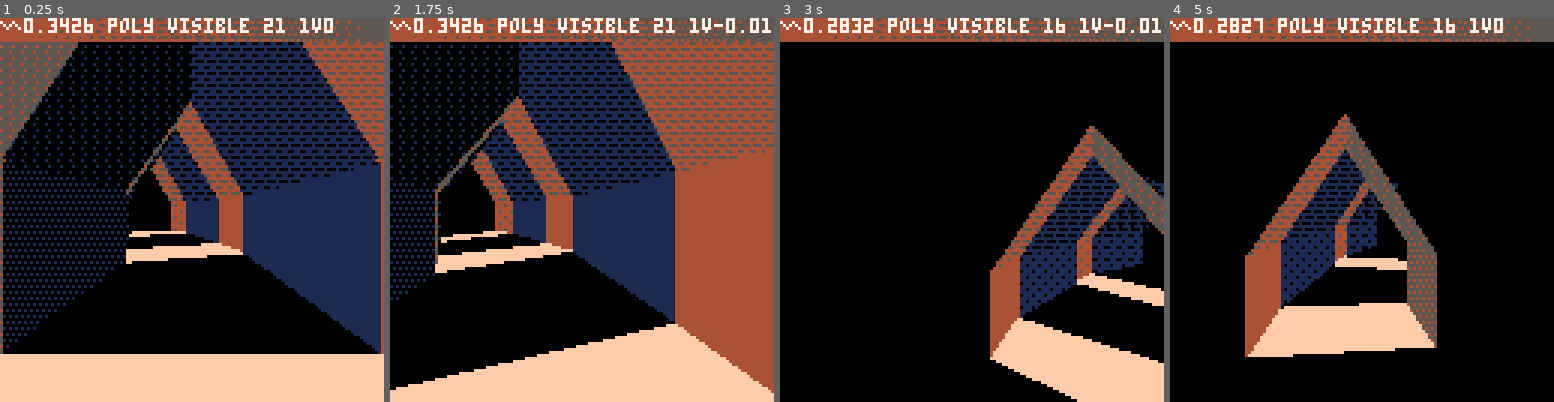
Above: before the commit, frames 1-4 (left to right).
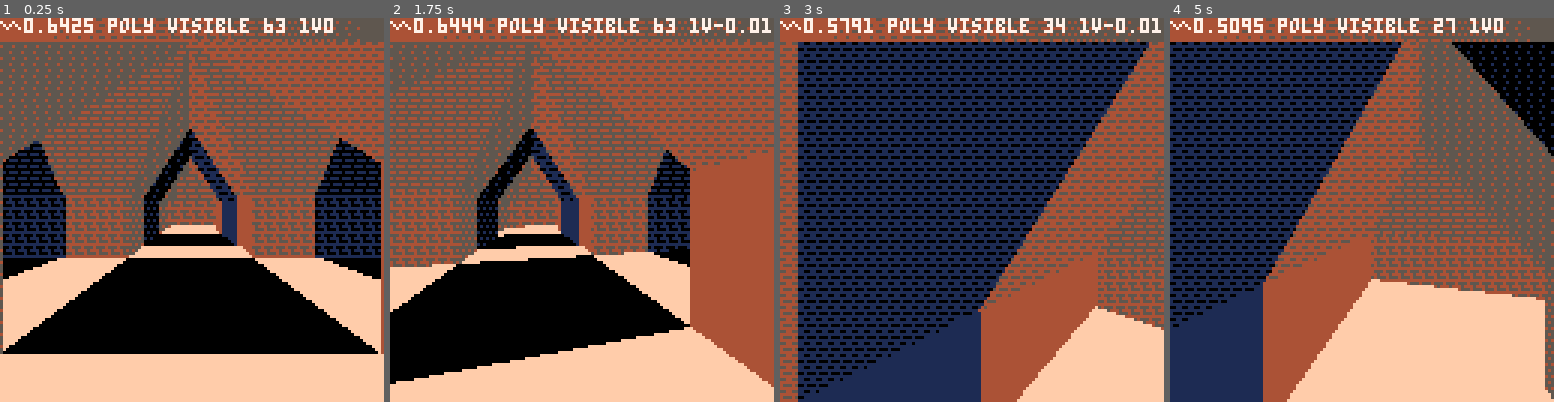
Above: after the commit, the same moments.

Repository: yourykiki/pico8
Game: PICO-8 cartridge temple.p8
Two runs of this game, one before a commit and one after it. Both use one fixed random seed, a clock stepped at 60 frames per second and the inputs below.
Inputs:
- Up to frame 1 (0.25 s): no input
- Up to frame 2 (1.75 s): hold Right from 1.6 s (still down)
- Up to frame 3 (3 s): release Right at 2.1 s; hold Up 2.15-2.42 s; hold Right from 2.47 s (still down)
- Up to frame 4 (5 s): release Right at 3.03 s; hold Left 3.08-3.58 s; hold Down 3.63-3.97 s; hold Right 4.02-4.68 s; hold Up from 4.73 s (still down)

The runs differ from the first frame. In frame 1, 48% of the frame differs, in the area x 0-100%, y 0-88%; in frame 2, 41%; in frame 3, 70%; in frame 4, 77%, in the area x 0-100%, y 0-100%.

Commit message:
working collision on test level

Diff:
--- a/temple.p8
+++ b/temple.p8
@@ -34,30 +34,30 @@
   m={},
   --move forward
   fwd=function(self)
-   self.fvel=lerp(self.fvel,1.25,.6)
+   self.fvel=lerp(self.fvel,0.75,.6)
   end,
   bck=function(self)
-   self.fvel=lerp(self.fvel,-1.25,.6)
+   self.fvel=lerp(self.fvel,-0.75,.6)
   end,
   fstp=function(self)
    self.fvel=lerp(self.fvel,0,.5)
   end,
   --strafe
   slt=function(self)
-   self.svel=lerp(self.svel,1.25,.6)
+   self.svel=lerp(self.svel,0.75,.6)
   end,
   srt=function(self)
-   self.svel=lerp(self.svel,-1.25,.6)
+   self.svel=lerp(self.svel,-0.75,.6)
   end,
   sstp=function(self)
    self.svel=lerp(self.svel,0,.5)
   end,
-  --strafe
+  --lookat
   llt=function(self)
-   self.avel=lerp(self.avel,0.015,.6)
+   self.avel=lerp(self.avel,0.012,.6)
   end,
   lrt=function(self)
-   self.avel=lerp(self.avel,-0.015,.6)
+   self.avel=lerp(self.avel,-0.012,.6)
   end,
   lstp=function(self)
    self.avel=lerp(self.avel,0,.5)
@@ -121,21 +121,18 @@
    for wall in all(walls) do
     local a,b=wall[1],wall[2]
     local pcol=coldroitecerc(a,b,c)
---    if (pcol) return true
+
     if pcol~=nil then
      -- collision response
      local n={pcol[1]-c[1],
-       pcol[2]-c[3],0}
+     	      0,pcol[3]-c[3]}
      v_normz(n)
-     n={n[1]*c.rayon,n[2]*c.rayon}
-     n={c[1]+n[1]-pcol[1],
-      c[3]+n[2]-pcol[2]}
+     n={n[1]*c.rayon,nil,n[3]*c.rayon}
+     n={c[1]+n[1]-pcol[1],nil,
+      c[3]+n[3]-pcol[3]}
      self.pos[1]-=n[1]
-     self.pos[3]-=n[2]
---     cx=c.x-n.x
---     cy=c.y-n.y
---     c=vec(cx,cy)
---     c.rayon=5
+     self.pos[3]-=n[3]
+
     end
    end
   end
@@ -160,59 +157,81 @@
 end
 function _init()
  cam=init_cam()
--- nbvrt=#vrtx
- init_ring()
--- init_lvl()
+-- init_ring()
+ init_lvl()
 end
 
 function init_lvl()
  local m1=make_xcor({0,0,0},0)
  local _tris1=add_model(m1)
- add(nodes,make_node(1,_tris1))
-
+ add(nodes,make_node(1,_tris1,m1.walls))
+
+-- refactor walls/poly fusion
  local m2=make_corner({0,0,48},0)
  local _tris2=add_model(m2)
- add_all(_tris2,joinmdl(m1,2,m2,1))
- add(nodes,make_node(2,_tris2))
+ local join=joinmdl(m1,2,m2,1)
+ add_all(_tris2,join.polys)
+ add_all(m2.walls,join.walls)
+ add(nodes,make_node(2,_tris2,m2.walls))
 
  local m3=make_corner({32,0,64},-0.25)
  local _tris3=add_model(m3)
- add_all(_tris3,joinmdl(m2,2,m3,1))
- add(nodes,make_node(3,_tris3))
+ join=joinmdl(m2,2,m3,1)
+ add_all(_tris3,join.polys)
+ add_all(m3.walls,join.walls)
+ add(nodes,make_node(3,_tris3,m3.walls))
 
  local m4=make_corner({48,0,32},.5)
  local _tris4=add_model(m4)
- add_all(_tris4,joinmdl(m3,2,m4,1))
- add_all(_tris4,joinmdl(m4,2,m1,3))
- add(nodes,make_node(4,_tris4))
+ join=joinmdl(m3,2,m4,1)
+ add_all(_tris4,join.polys)
+ add_all(m4.walls,join.walls)
+ join=joinmdl(m4,2,m1,3)
+ add_all(_tris4,join.polys)
+ add_all(m4.walls,join.walls)
+ add(nodes,make_node(4,_tris4,m4.walls))
 
  local m5=make_corner({0,0,-8},.5)
  local _tris5=add_model(m5)
- add_all(_tris5,joinmdl(m1,1,m5,1))
- add(nodes,make_node(5,_tris5))
+ join=joinmdl(m1,1,m5,1)
+ add_all(_tris5,join.polys)
+ add_all(m5.walls,join.walls)
+ add(nodes,make_node(5,_tris5,m5.walls))
 
  local m6=make_tcor({-24,0,-24},.25)
  local _tris6=add_model(m6)
- add_all(_tris6,joinmdl(m5,2,m6,1))
- add(nodes,make_node(6,_tris6))
+ join=joinmdl(m5,2,m6,1)
+ add_all(_tris6,join.polys)
+ add_all(m6.walls,join.walls)
+ add(nodes,make_node(6,_tris6,m6.walls))
 
  local m7=make_corner({-64,0,-24},.25)
  local _tris7=add_model(m7)
- add_all(_tris7,joinmdl(m6,2,m7,1))
- add(nodes,make_node(7,_tris7))
+ join=joinmdl(m6,2,m7,1)
+ add_all(_tris7,join.polys)
+ add_all(m7.walls,join.walls)
+ add(nodes,make_node(7,_tris7,m7.walls))
 
  local m8=make_corner({-80,0,0},0)
  local _tris8=add_model(m8)
- add_all(_tris8,joinmdl(m7,2,m8,1))
- add(nodes,make_node(8,_tris8))
+ join=joinmdl(m7,2,m8,1)
+ add_all(_tris8,join.polys)
+ add_all(m8.walls,join.walls)
+ add(nodes,make_node(8,_tris8,m8.walls))
 
  local m9=make_tcor({-56,0,16},-.25)
  local _tris9=add_model(m9)
  -- jonction
- add_all(_tris9,joinmdl(m8,2,m9,1))
- add_all(_tris9,joinmdl(m6,3,m9,3))
- add_all(_tris9,joinmdl(m1,4,m9,2))
- add(nodes,make_node(9,_tris9))
+ join=joinmdl(m8,2,m9,1)
+ add_all(_tris9,join.polys)
+ add_all(m9.walls,join.walls)
+ join=joinmdl(m6,3,m9,3)
+ add_all(_tris9,join.polys)
+ add_all(m9.walls,join.walls)
+ join=joinmdl(m1,4,m9,2)
+ add_all(_tris9,join.polys)
+ add_all(m9.walls,join.walls)
+ add(nodes,make_node(9,_tris9,m9.walls))
 
  link_nodes(1,2)
  link_nodes(2,3)
@@ -231,8 +250,7 @@
 function joinmdl(m1,d1,m2,d2)
  local da=m1:door_idx(d1)+m1.start_vrtx
  local db=m2:door_idx(d2)+m2.start_vrtx
- local mj=make_door_joint(da,db)
- return mj.poly
+ return make_door_joint(da,db)
 end
 --
 function init_ring()
@@ -245,7 +263,9 @@
   d={sin(a*i)*24,0,cos(a*i)*24}
   v_add(pos,d)
   if i>0 then
-   local mj=make_cor_joint()
+   local doora,doorb=
+    max_vrtx-14,max_vrtx-9
+   local mj=make_door_joint(doora,doorb)
    add_all(_polys,mj.polys)
    add_all(_walls,mj.walls)
   end
@@ -301,10 +321,19 @@
  curnod=get_curnod(cam.pos,curnod)
  cpu["2-curnod"]=curcpu()
 
- --iciici can have multiple curnod
+ --can have multiple nodes
  --on current node,
  --test walls collision
- collision=cam:collision(curnod.walls)
+ local _walls={}
+ add_all(_walls,curnod.walls)
+ for chld in all(curnod.conn) do
+  if chld:inbound(cam.pos) then
+   add_all(_walls,chld.walls)
+  end
+ end
+
+ collision=cam:collision(_walls)
+ cpu["2.5-collision"]=curcpu()
 end
 
 function _draw()
@@ -440,14 +469,16 @@
    ..#vispolys.." "..curnod.id
    .."v"..cam.avel
    ,0,0,7)
- if (collision) circfill(8,8,4,8)
 --print("nodes "..#nodes.polys)
--- print""
--- for k,v in pairs(cpu) do
---  print(k.."  "..v)
--- end
-end
-
+-- display_profiling()
+end
+
+function display_profiling()
+ print""
+ for k,v in pairs(cpu) do
+  print(k.."  "..v)
+ end
+end
 -->8
 -- rasterization @fsouchu
 -- polyfill from virtua racing
@@ -770,41 +801,16 @@
   {a3,a2,b4,b3,col0},
   {a2,a1,b5,b4,col0},
  }
- return {
-  vrtx={},
-  poly=lpoly
- }
-end
-
-function make_cor_joint()
-	local a1=#vrtx-14
- local a2=a1+1
- local a3=a2+1
- local a4=a3+1
- local a5=a4+1
-	local b1=#vrtx-9
- local b2=b1+1
- local b3=b2+1
- local b4=b3+1
- local b5=b4+1
-
- local lpolys={
-  {a5,a4,b2,b1,col0},
-  {a4,a3,b3,b2,col0},
-  {a3,a2,b4,b3,col0},
-  {a2,a1,b5,b4,col0},
- }
  local _walls={
   {vrtx[a1],vrtx[b5]},
   {vrtx[a5],vrtx[b1]}
  }
  return {
   vrtx={},
-  polys=lpolys,
+  polys=lpoly,
   walls=_walls
  }
 end
-
 
 function transform(lvrtx,px,py,pz,roty)
  local m_roty,m_tran=
@@ -832,7 +838,7 @@
   {16,0,8},{16,8,8},
   {16,20,16},{16,8,24},{16,0,24},
   {-16,0,24},{-16,8,24},
-  {-16,20,16},{-16,8,8},{-16,0,8},
+  {-16,20,16},{-16,8,8},{-16,0,8}
  }
  local _polys={
   {1,2,7,6,col1},
@@ -854,15 +860,26 @@
   {27,28,7,8,col1},
   {26,27,8,18,col1},
   {25,26,18,19,col1},
-  {29,25,19,6,col2},--end
+  {29,25,19,6,col2}--end
  }
 
  transform(_vrtx,
   pos[1],pos[2],pos[3],ry)
 
+ local _walls={
+  {_vrtx[1],_vrtx[6]},
+  {_vrtx[6],_vrtx[29]},
+  {_vrtx[5],_vrtx[10]},
+  {_vrtx[10],_vrtx[20]},
+  {_vrtx[11],_vrtx[16]},
+  {_vrtx[16],_vrtx[24]},
+  {_vrtx[15],_vrtx[19]},
+  {_vrtx[19],_vrtx[25]}
+ }
  return {
   vrtx=_vrtx,
   polys=_polys,
+  walls=_walls,
   door_idx=function(self,i)
    if (i==4) return 25
    if (i==3) return 20
@@ -879,7 +896,7 @@
   {-8,0,24},{-8,8,24},
 	 {0,20,16},{8,8,8},{8,0,8},
   {16,0,8},{16,8,8},
-  {16,20,16},{16,8,24},{16,0,24},
+  {16,20,16},{16,8,24},{16,0,24}
  }
  local _polys={
   {1,2,7,6,col1},
@@ -891,15 +908,22 @@
   {12,13,8,9,col1},
   {13,14,7,8,col1},
   {14,15,6,7,col1},
-  {6,15,11,10,col2},--end
+  {6,15,11,10,col2}--end
  }
 
  transform(_vrtx,
   pos[1],pos[2],pos[3],ry)
 
+ local _walls={
+  {_vrtx[1],_vrtx[6]},
+  {_vrtx[6],_vrtx[15]},
+  {_vrtx[5],_vrtx[10]},
+  {_vrtx[10],_vrtx[11]}
+ }
  return {
   vrtx=_vrtx,
   polys=_polys,
+  walls=_walls,
   door_idx=function(self,i)
    if (i==2) return 11
    return 1
@@ -938,9 +962,18 @@
  transform(_vrtx,
   pos[1],pos[2],pos[3],ry)
 
+ local _walls={
+  {_vrtx[1],_vrtx[13]},
+  {_vrtx[5],_vrtx[8]},
+  {_vrtx[8],_vrtx[16]},
+  {_vrtx[20],_vrtx[14]},
+  {_vrtx[14],_vrtx[9]}
+ }
+
  return {
   vrtx=_vrtx,
   polys=_polys,
+  walls=_walls,
   door_idx=function(self,i)
    if (i==3) return 16
    if (i==2) return 9
@@ -1072,32 +1105,32 @@
 -- cercle c
 function coldroitecerc(a,b,c)
  local ab,ac=
-  {b[1]-a[1],b[3]-a[3]},
-  {c[1]-a[1],c[3]-a[3]}
+  {b[1]-a[1],0,b[3]-a[3]},
+  {c[1]-a[1],0,c[3]-a[3]}
  -- norme du vecteur v
- local num=ab[1]*ac[2]-ab[2]*ac[1]
+ local num=ab[1]*ac[3]-ab[3]*ac[1]
  -- valeur absolue
 -- num=abs(num)
  if (num<0) num=-num
  -- norme de u
- local denom=sqrt(ab[1]*ab[1]+ab[2]*ab[2])
+ local denom=sqrt(ab[1]*ab[1]+ab[3]*ab[3])
  local ci=num/denom
  if (ci>=c.rayon) return nil
  -- collision avec la droite
  -- collision avec segment ?
- local bc={c[1]-b[1],c[3]-b[3]}
- local psc1=ab[1]*ac[1]+ab[2]*ac[2]
- local psc2=(-ab[1])*bc[1]+(-ab[2])*bc[2]
+ local bc={c[1]-b[1],0,c[3]-b[3]}
+ local psc1=ab[1]*ac[1]+ab[3]*ac[3]
+ local psc2=(-ab[1])*bc[1]+(-ab[3])*bc[3]
  if psc1>=0 and psc2>=0 then
-  local ti=psc1/(ab[1]*ab[1]+ab[2]*ab[2])
-  return {a[1]+ti*ab[1],
-          a[3]+ti*ab[2]}
+  local ti=psc1/(ab[1]*ab[1]+ab[3]*ab[3])
+  return {a[1]+ti*ab[1],nil,
+          a[3]+ti*ab[3]}
 --  return true
  end
  -- a dans cercle ?
  -- b dans cercle ?
--- if (colpointcerc(a,c)) return a
--- if (colpointcerc(b,c)) return b
+ if (colpointcerc(a,c)) return a
+ if (colpointcerc(b,c)) return b
  return nil
 end
 
Not shown, changed: the thumbnail (__label__) section of temple.p8
